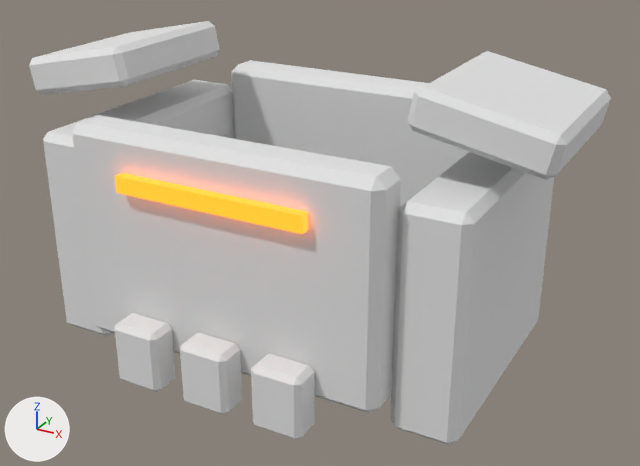
Two versions of the glTF model public/assets/crew/human/slots/gear.torso.gunner_vest.glb, one commit apart.
Before and after are seen from a 50 mm lens placed at (0.66, -1.136, 0.795), pointed at (0.043, -0.016, 0.235). Arrows for +X, +Y and +Z are at lower left; the lights stay in place. The picture after the commit comes second. Where no turn or scale is listed for an object, it has been applied to the vertices. Vertices at exactly the same position are counted once.

The older version as bpy lines, for what is in view:
```python
mat_base = principled_material('base')
mat_base.base_color = (0.8, 0.8, 0.8)  # white #e7e7e7
mat_base.metallic = 0.12
mat_base.roughness = 0.88
me_spine_gunner_vest_base = bpy.data.meshes.new('spine@gunner_vest.base')
me_spine_gunner_vest_base.from_pydata(...)  # 216 vertices, 396 faces; spans x -0.432..0.432, y -0.285..0.24, z 0.05..0.517
me_spine_gunner_vest_base.materials.append(mat_base)  # white #e7e7e7
me_spine_gunner_vest_emissive_orange = bpy.data.meshes.new('spine@gunner_vest.emissive.orange')
me_spine_gunner_vest_emissive_orange.from_pydata(...)  # a box spanning x -0.15..0.15, y -0.255..-0.235, z 0.348..0.373
me_spine_gunner_vest_emissive_orange.materials.append(mat_emissive_orange)  # orange #ff7a1a, glowing orange #ff7a1a
ob_spine_gunner_vest_base = bpy.data.objects.new('spine@gunner_vest.base', me_spine_gunner_vest_base)
ob_spine_gunner_vest_base.location = (0.0, 0.0, 0.0)
ob_spine_gunner_vest_emissive_orange = bpy.data.objects.new('spine@gunner_vest.emissive.orange', me_spine_gunner_vest_emissive_orange)
ob_spine_gunner_vest_emissive_orange.location = (0.0, 0.0, 0.0)
```
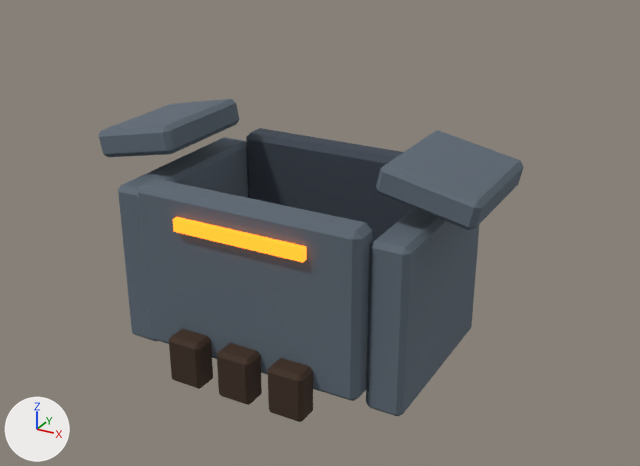
Boxes (x1, y1, x2, y2) around the edits, measured in the pictures (640 x 466 px; the box of a moved part takes in the faces that stretch with it):
'spine@gunner_vest.base', recoloured, reshaped (27% narrower, 24% shorter)
    before: (29, 21, 611, 445)
    after: (99, 99, 524, 422)
'spine@gunner_vest.emissive.orange', moved, rescaled (30% narrower, 26% shorter)
    before: (115, 173, 308, 234)
    after: (173, 217, 307, 262)
part 1 of me_spine_gunner_vest_base, moved or reshaped
    before: (72, 115, 401, 413)
    after: (138, 178, 372, 401)
part 2 of me_spine_gunner_vest_base, moved or reshaped
    before: (231, 60, 469, 207)
    after: (246, 128, 413, 242)
part 3 of me_spine_gunner_vest_base, moved or reshaped
    before: (43, 80, 234, 337)
    after: (118, 137, 248, 341)
part 4 of me_spine_gunner_vest_base, moved or reshaped
    before: (29, 21, 220, 95)
    after: (99, 99, 240, 157)
part 5 of me_spine_gunner_vest_base, moved or reshaped
    before: (390, 152, 554, 445)
    after: (366, 208, 479, 416)
part 6 of me_spine_gunner_vest_base, moved or reshaped
    before: (407, 51, 611, 180)
    after: (376, 130, 524, 230)
part 7 of me_spine_gunner_vest_base, moved or reshaped
    before: (114, 313, 175, 392)
    after: (169, 329, 213, 389)
part 8 of me_spine_gunner_vest_base, moved or reshaped
    before: (180, 332, 242, 415)
    after: (217, 343, 262, 405)
part 9 of me_spine_gunner_vest_base, moved or reshaped
    before: (251, 354, 315, 440)
    after: (268, 358, 313, 422)

Patch to the scene script:
```diff
--- a/public/assets/crew/human/slots/gear.torso.gunner_vest.glb.py
+++ b/public/assets/crew/human/slots/gear.torso.gunner_vest.glb.py
@@ mat_base @@
 n0 = _N.new('ShaderNodeBsdfPrincipled'); n0.name = 'Principled BSDF'
 n1 = _N.new('ShaderNodeOutputMaterial'); n1.name = 'Material Output'
+n2 = _N.new('ShaderNodeVertexColor'); n2.name = 'Color Attribute'
 _L.new(n0.outputs[0], n1.inputs[0])  # 'BSDF' to 'Surface'
+_L.new(n2.outputs[0], n0.inputs[0])  # 'Color' to 'Base Color'
@@ me_spine_gunner_vest_base @@
 # used by ob_spine_gunner_vest_base; location = (0.0, 0.0, 0.0)
-me_spine_gunner_vest_base.from_pydata(...)  # 216 vertices, 396 faces; spans x -0.432..0.432, y -0.285..0.24, z 0.05..0.517
+me_spine_gunner_vest_base.from_pydata(...)  # 216 vertices, 396 faces; spans x -0.326..0.326, y -0.21..0.175, z 0.02..0.395
+# me_spine_gunner_vest_base part 1: the loose piece of 24 vertices spanning x -0.25..0.25, y -0.24..-0.17, z 0.09..0.43 is scaled about its middle by (0.762, 0.714, 0.799), then moved by (0.0, 0.055, -0.07)
+# me_spine_gunner_vest_base part 2: the loose piece of 24 vertices spanning x -0.25..0.25, y 0.17..0.24, z 0.09..0.43 is scaled about its middle by (0.762, 0.714, 0.799), then moved by (0.0, -0.055, -0.07)
+# me_spine_gunner_vest_base part 3: the loose piece of 24 vertices spanning x -0.35..-0.25, y -0.2..0.2, z 0.05..0.39 is scaled about its middle by (0.589, 0.753, 0.8), then moved by (0.08, 0.0, -0.05)
+# me_spine_gunner_vest_base part 4: the loose piece of 24 vertices spanning x -0.432..-0.228, y -0.13..0.13, z 0.423..0.517 is scaled about its middle by (0.747, 0.768, 0.741), then moved by (0.08, 0.0, -0.11)
+# me_spine_gunner_vest_base part 5: the loose piece of 24 vertices spanning x 0.25..0.35, y -0.2..0.2, z 0.05..0.39 is scaled about its middle by (0.589, 0.753, 0.8), then moved by (-0.08, 0.0, -0.05)
+# me_spine_gunner_vest_base part 6: the loose piece of 24 vertices spanning x 0.228..0.432, y -0.13..0.13, z 0.423..0.517 is scaled about its middle by (0.747, 0.768, 0.741), then moved by (-0.08, 0.0, -0.11)
+# me_spine_gunner_vest_base part 7: the loose piece of 24 vertices spanning x -0.16..-0.08, y -0.285..-0.235, z 0.05..0.15 is scaled about its middle by (0.75, 0.811, 0.806), then moved by (0.03, 0.07, -0.04)
+# me_spine_gunner_vest_base part 8: the loose piece of 24 vertices spanning x -0.04..0.04, y -0.285..-0.235, z 0.05..0.15 is scaled about its middle by (0.75, 0.811, 0.806), then moved by (0.0, 0.07, -0.04)
+# me_spine_gunner_vest_base part 9: the loose piece of 24 vertices spanning x 0.08..0.16, y -0.285..-0.235, z 0.05..0.15 is scaled about its middle by (0.75, 0.811, 0.806), then moved by (-0.03, 0.07, -0.04)
+# me_spine_gunner_vest_base part 10: vertex colours changed
 me_spine_gunner_vest_base.materials.append(mat_base)
@@ me_spine_gunner_vest_emissive_orange @@
 # used by ob_spine_gunner_vest_emissive_orange; location = (0.0, 0.0, 0.0)
-me_spine_gunner_vest_emissive_orange.from_pydata(...)  # 8 vertices, 12 faces; spans x -0.15..0.15, y -0.255..-0.235, z 0.348..0.373
+me_spine_gunner_vest_emissive_orange.from_pydata(...)  # 8 vertices, 12 faces; spans x -0.11..0.11, y -0.186..-0.171, z 0.27..0.29
+# me_spine_gunner_vest_emissive_orange part 11: the whole mesh is scaled about its middle by (0.733, 0.75, 0.8), then moved by (0.0, 0.067, -0.08)
 me_spine_gunner_vest_emissive_orange.materials.append(mat_emissive_orange)
```
